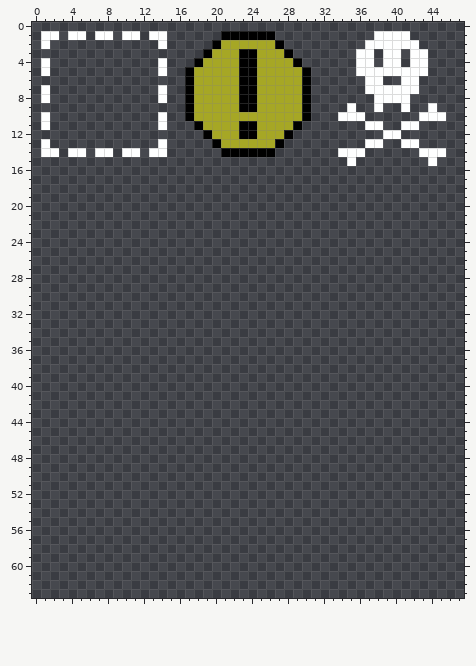
Pixel-art sprite -- content/ui.png. The picture above is the old version.
The file is 128x128 pixels. The old version is drawn lined up with the new one, on the new canvas.
The result:
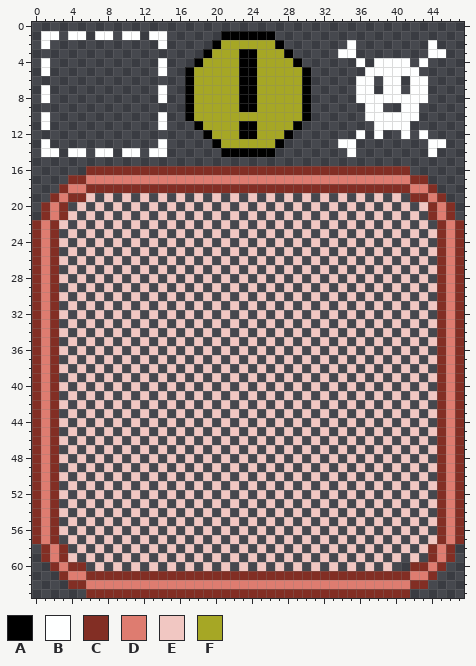
Palette (. is transparent): A #000000  B #feffff  C #822e24  D #de7c70  E #f1c7c2  F #a6a725
Edits made:
canvas 128x128 -> 48x64 (the part of the old canvas that was cut away was empty and is not shown)
Changed rows in their new state; - is an unchanged pixel.
first column x 0:
 1 --------------------------------------....------
 2 -----------------------------------B-......-B---
 3 ----------------------------------BB..-..-..BB--
 4 -------------------------------------.B--B.-----
 5 ------------------------------------.------.----
 6 ------------------------------------B-.BB.-B----
 7 ------------------------------------B-.--.-B----
 8 ------------------------------------BB----BB----
 9 -----------------------------------.-B----B-.---
10 ----------------------------------...BBBBBB...--
11 -------------------------------------.-BB-.-----
12 ------------------------------------B-B..B-B----
13 ----------------------------------BB-..--..-BB--
14 ----------------------------------.-.------.-.--
15 -----------------------------------.--------.---
16 ------CCCCCCCCCCCCCCCCCCCCCCCCCCCCCCCCCCCC------
17 ----CCDDDDDDDDDDDDDDDDDDDDDDDDDDDDDDDDDDDDCC----
18 ---CDDCCCCCCCCCCCCCCCCCCCCCCCCCCCCCCCCCCCCDDC---
19 --CDCCE-E-E-E-E-E-E-E-E-E-E-E-E-E-E-E-E-E-CCDC--
20 -CDC-E-E-E-E-E-E-E-E-E-E-E-E-E-E-E-E-E-E-E-ECDC-
21 -CDCE-E-E-E-E-E-E-E-E-E-E-E-E-E-E-E-E-E-E-E-CDC-
22 CDCE-E-E-E-E-E-E-E-E-E-E-E-E-E-E-E-E-E-E-E-E-CDC
23 CDC-E-E-E-E-E-E-E-E-E-E-E-E-E-E-E-E-E-E-E-E-ECDC
24 CDCE-E-E-E-E-E-E-E-E-E-E-E-E-E-E-E-E-E-E-E-E-CDC
25 CDC-E-E-E-E-E-E-E-E-E-E-E-E-E-E-E-E-E-E-E-E-ECDC
26 CDCE-E-E-E-E-E-E-E-E-E-E-E-E-E-E-E-E-E-E-E-E-CDC
27 CDC-E-E-E-E-E-E-E-E-E-E-E-E-E-E-E-E-E-E-E-E-ECDC
28 CDCE-E-E-E-E-E-E-E-E-E-E-E-E-E-E-E-E-E-E-E-E-CDC
29 CDC-E-E-E-E-E-E-E-E-E-E-E-E-E-E-E-E-E-E-E-E-ECDC
30 CDCE-E-E-E-E-E-E-E-E-E-E-E-E-E-E-E-E-E-E-E-E-CDC
31 CDC-E-E-E-E-E-E-E-E-E-E-E-E-E-E-E-E-E-E-E-E-ECDC
32 CDCE-E-E-E-E-E-E-E-E-E-E-E-E-E-E-E-E-E-E-E-E-CDC
33 CDC-E-E-E-E-E-E-E-E-E-E-E-E-E-E-E-E-E-E-E-E-ECDC
34 CDCE-E-E-E-E-E-E-E-E-E-E-E-E-E-E-E-E-E-E-E-E-CDC
35 CDC-E-E-E-E-E-E-E-E-E-E-E-E-E-E-E-E-E-E-E-E-ECDC
36 CDCE-E-E-E-E-E-E-E-E-E-E-E-E-E-E-E-E-E-E-E-E-CDC
37 CDC-E-E-E-E-E-E-E-E-E-E-E-E-E-E-E-E-E-E-E-E-ECDC
38 CDCE-E-E-E-E-E-E-E-E-E-E-E-E-E-E-E-E-E-E-E-E-CDC
39 CDC-E-E-E-E-E-E-E-E-E-E-E-E-E-E-E-E-E-E-E-E-ECDC
40 CDCE-E-E-E-E-E-E-E-E-E-E-E-E-E-E-E-E-E-E-E-E-CDC
41 CDC-E-E-E-E-E-E-E-E-E-E-E-E-E-E-E-E-E-E-E-E-ECDC
42 CDCE-E-E-E-E-E-E-E-E-E-E-E-E-E-E-E-E-E-E-E-E-CDC
43 CDC-E-E-E-E-E-E-E-E-E-E-E-E-E-E-E-E-E-E-E-E-ECDC
44 CDCE-E-E-E-E-E-E-E-E-E-E-E-E-E-E-E-E-E-E-E-E-CDC
45 CDC-E-E-E-E-E-E-E-E-E-E-E-E-E-E-E-E-E-E-E-E-ECDC
46 CDCE-E-E-E-E-E-E-E-E-E-E-E-E-E-E-E-E-E-E-E-E-CDC
47 CDC-E-E-E-E-E-E-E-E-E-E-E-E-E-E-E-E-E-E-E-E-ECDC
48 CDCE-E-E-E-E-E-E-E-E-E-E-E-E-E-E-E-E-E-E-E-E-CDC
49 CDC-E-E-E-E-E-E-E-E-E-E-E-E-E-E-E-E-E-E-E-E-ECDC
50 CDCE-E-E-E-E-E-E-E-E-E-E-E-E-E-E-E-E-E-E-E-E-CDC
51 CDC-E-E-E-E-E-E-E-E-E-E-E-E-E-E-E-E-E-E-E-E-ECDC
52 CDCE-E-E-E-E-E-E-E-E-E-E-E-E-E-E-E-E-E-E-E-E-CDC
53 CDC-E-E-E-E-E-E-E-E-E-E-E-E-E-E-E-E-E-E-E-E-ECDC
54 CDCE-E-E-E-E-E-E-E-E-E-E-E-E-E-E-E-E-E-E-E-E-CDC
55 CDC-E-E-E-E-E-E-E-E-E-E-E-E-E-E-E-E-E-E-E-E-ECDC
56 CDCE-E-E-E-E-E-E-E-E-E-E-E-E-E-E-E-E-E-E-E-E-CDC
57 CDC-E-E-E-E-E-E-E-E-E-E-E-E-E-E-E-E-E-E-E-E-ECDC
58 -CDC-E-E-E-E-E-E-E-E-E-E-E-E-E-E-E-E-E-E-E-ECDC-
59 -CDCE-E-E-E-E-E-E-E-E-E-E-E-E-E-E-E-E-E-E-E-CDC-
60 --CDCC-E-E-E-E-E-E-E-E-E-E-E-E-E-E-E-E-E--CCDC--
61 ---CDDCCCCCCCCCCCCCCCCCCCCCCCCCCCCCCCCCCCCDDC---
62 ----CCDDDDDDDDDDDDDDDDDDDDDDDDDDDDDDDDDDDDCC----
63 ------CCCCCCCCCCCCCCCCCCCCCCCCCCCCCCCCCCCC------
